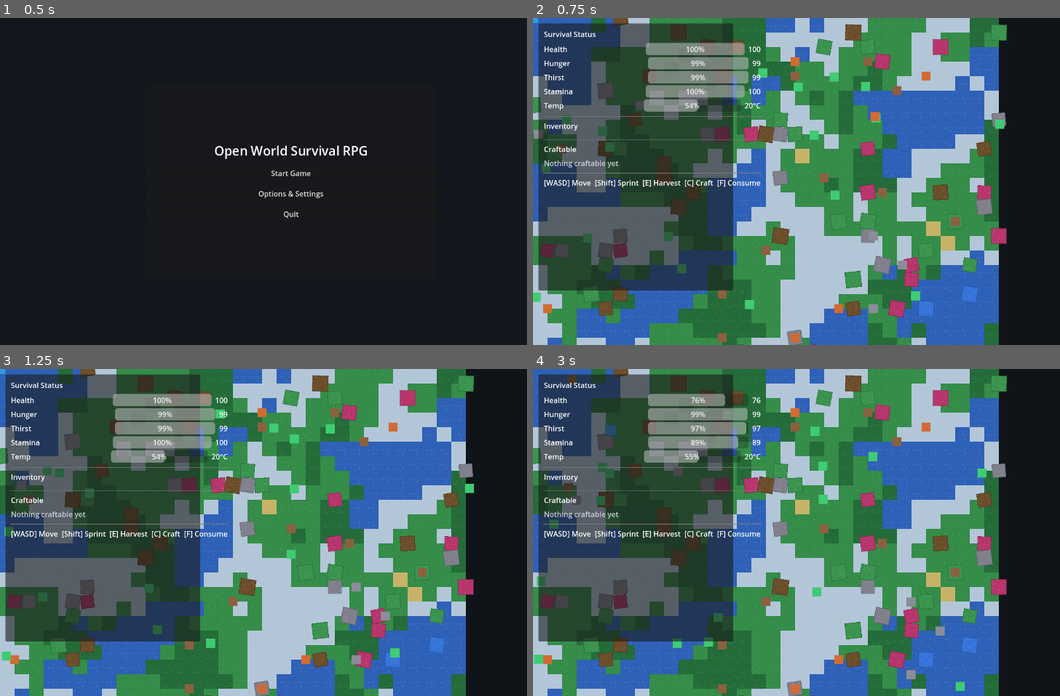
Above: before the commit, frames 1-4 (two rows, left to right).
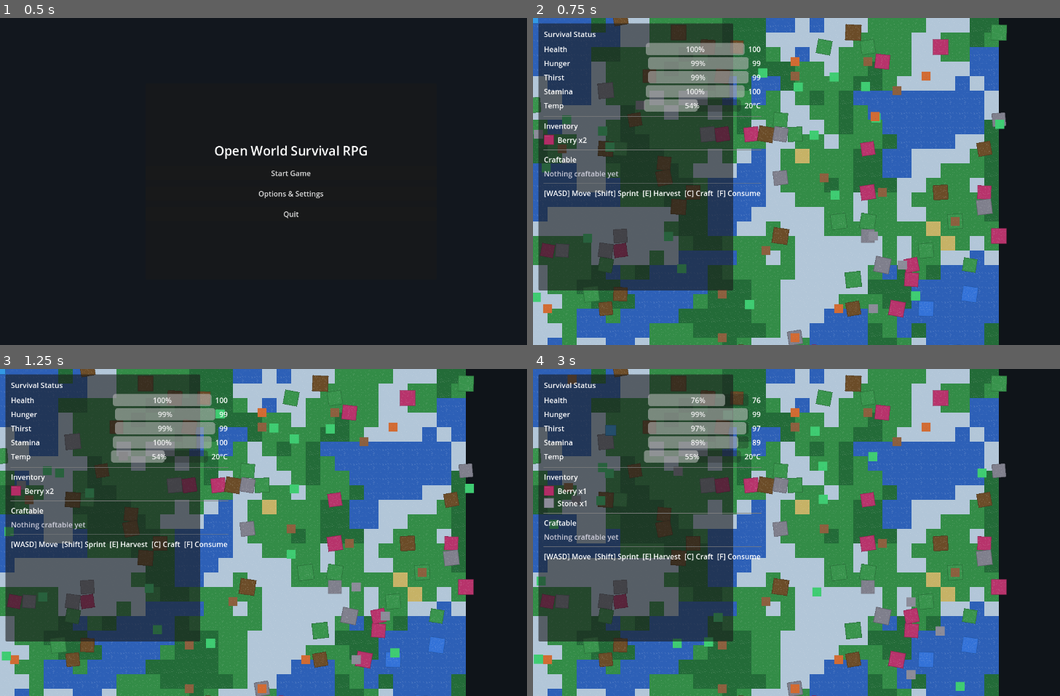
Above: after the commit, the same moments.

Repository: ProgrammingWithYagle/Open_World_Survival_RPG_CODEX
Game: Godot game, scene res://scenes/MainMenu.tscn
Same seed, same stepped clock (60 frames per second), same inputs: the game is played once before the commit and once after it.
Inputs:
- Up to frame 1 (0.5 s): no input
- Up to frame 2 (0.75 s): click "Start Game" at 0.5 s
- Up to frame 3 (1.25 s): no input
- Up to frame 4 (3 s): hold D (move_right) 1.28-2.03 s; tap F (consume) at 1.35 s; hold S (move_down) 2.03-2.78 s; tap C (craft) at 2.1 s; hold D (move_right) from 2.78 s (still down); tap E (interact) at 2.85 s

Frame 1 is identical in both runs. In frame 2, 1.5% of the frame differs, in the area x 1-44%, y 35-56%; in frame 3, 1.5%; in frame 4, 1.6%, in the area x 1-44%, y 35-59%.
Error before the commit: Invalid access to property or key 'theme_override_constants' on a base object of type 'HBoxContainer'. (res://scripts/hud.gd:117)

Commit message:
Fix GDScript warnings and HUD list row

Diff:
--- a/godot/scripts/game.gd
+++ b/godot/scripts/game.gd
@@ -69,10 +69,10 @@
 		var biome := _pick_weighted_biome(biome_weights, rng)
 		var resource_id := _pick_resource_for_biome(biome, rng)
 		var cell := world_generator.get_random_cell_in_biome(biome)
-		var position := world_generator.get_world_position_for_cell(cell)
-		if player != null and position.distance_to(player.global_position) < 64.0:
-			continue
-		_spawn_resource_node(resource_id, position)
+		var spawn_position := world_generator.get_world_position_for_cell(cell)
+		if player != null and spawn_position.distance_to(player.global_position) < 64.0:
+			continue
+		_spawn_resource_node(resource_id, spawn_position)
 	for i in range(resource_count):
 		var water_cell := world_generator.get_random_cell_in_biome("water")
 		if water_cell != Vector2i.ZERO:
@@ -102,22 +102,22 @@
 		return
 	for i in range(mob_count):
 		var mob_id: String = String(mob_ids[randi() % mob_ids.size()])
-		var position := _random_mob_spawn_position()
-		_spawn_mob(mob_id, position)
+		var spawn_position := _random_mob_spawn_position()
+		_spawn_mob(mob_id, spawn_position)
 
 func _generate_world() -> void:
 	if world_generator == null:
 		return
-	var seed := world_seed if world_seed != 0 else randi()
-	world_generator.generate(seed)
-
-func _spawn_resource_node(resource_id: String, position: Vector2) -> void:
+	var generated_seed := world_seed if world_seed != 0 else randi()
+	world_generator.generate(generated_seed)
+
+func _spawn_resource_node(resource_id: String, spawn_position: Vector2) -> void:
 	var node := RESOURCE_NODE_SCENE.instantiate()
 	node.resource_id = resource_id
-	node.global_position = position
+	node.global_position = spawn_position
 	world.add_child(node)
 
-func _spawn_mob(mob_id: String, position: Vector2) -> void:
+func _spawn_mob(mob_id: String, spawn_position: Vector2) -> void:
 	if mob_db == null:
 		return
 	var mob := MOB_SCENE.instantiate()
@@ -126,7 +126,7 @@
 		data["id"] = mob_id
 		mob.apply_definition(data)
 		mob.set_target(player, needs)
-	mob.global_position = position
+	mob.global_position = spawn_position
 	world.add_child(mob)
 
 func _build_biome_weights() -> Dictionary:
@@ -157,10 +157,10 @@
 		if mob_id == "":
 			continue
 		var cell := world_generator.get_random_cell_in_biome(biome)
-		var position := world_generator.get_world_position_for_cell(cell)
-		if player != null and position.distance_to(player.global_position) < 120.0:
-			continue
-		_spawn_mob(mob_id, position)
+		var spawn_position := world_generator.get_world_position_for_cell(cell)
+		if player != null and spawn_position.distance_to(player.global_position) < 120.0:
+			continue
+		_spawn_mob(mob_id, spawn_position)
 
 func _pick_mob_for_biome(biome: String, rng: RandomNumberGenerator) -> String:
 	if mob_db == null:
--- a/godot/scripts/hud.gd
+++ b/godot/scripts/hud.gd
@@ -114,7 +114,7 @@
 
 func _make_list_row(item_id: String, count: int) -> HBoxContainer:
 	var row := HBoxContainer.new()
-	row.theme_override_constants.separation = 8
+	row.add_theme_constant_override("separation", 8)
 
 	var icon := TextureRect.new()
 	icon.texture = _get_icon(item_id)
@@ -124,8 +124,8 @@
 	row.add_child(icon)
 
 	var label := Label.new()
-	var name := item_db.get_display_name(item_id) if item_db != null else item_id
-	label.text = "%s x%d" % [name, count]
+	var item_name := item_db.get_display_name(item_id) if item_db != null else item_id
+	label.text = "%s x%d" % [item_name, count]
 	row.add_child(label)
 
 	return row
@@ -162,7 +162,7 @@
 	for y in range(ICON_SIZE):
 		image.set_pixel(0, y, shadow)
 		image.set_pixel(ICON_SIZE - 1, y, shadow)
-	for i in range(ICON_SIZE / 2):
+	for i in range(int(ICON_SIZE * 0.5)):
 		var px := 2 + i
 		var py := 2
 		if px < ICON_SIZE - 2:
--- a/godot/scripts/mob.gd
+++ b/godot/scripts/mob.gd
@@ -160,7 +160,7 @@
         var offset := Vector2(cos(angle), sin(angle)) * patrol_radius
         patrol_points.append(global_position + offset)
 
-func _behavior_from_string(value: String) -> int:
+func _behavior_from_string(value: String) -> Behavior:
     match value:
         "aggressive":
             return Behavior.AGGRESSIVE
--- a/godot/scripts/resource_node.gd
+++ b/godot/scripts/resource_node.gd
@@ -61,7 +61,7 @@
         image.set_pixel(px, py, color)
 
 func _add_ripple(image: Image, color: Color) -> void:
-    var center := sprite_size / 2
+    var center := int(sprite_size * 0.5)
     for x in range(4, sprite_size - 4, 6):
         image.set_pixel(x, center - 3, color)
         image.set_pixel(x + 2, center + 2, color)
--- a/godot/scripts/world_generator.gd
+++ b/godot/scripts/world_generator.gd
@@ -27,15 +27,15 @@
 	if auto_generate:
 		generate()
 
-func generate(seed: int = -1) -> void:
-	if seed == -1:
-		seed = randi()
-	last_seed = seed
-	rng.seed = seed
-	noise.seed = seed
+func generate(world_seed: int = -1) -> void:
+	if world_seed == -1:
+		world_seed = randi()
+	last_seed = world_seed
+	rng.seed = world_seed
+	noise.seed = world_seed
 	noise.noise_type = FastNoiseLite.TYPE_SIMPLEX
 	noise.frequency = noise_scale
-	moisture_noise.seed = seed + 1337
+	moisture_noise.seed = world_seed + 1337
 	moisture_noise.noise_type = FastNoiseLite.TYPE_SIMPLEX
 	moisture_noise.frequency = moisture_scale
 
@@ -123,9 +123,10 @@
 		var py := rng.randi_range(1, tile_size - 2)
 		image.set_pixel(px, py, detail_color)
 	if biome == "water":
+		var wave_center := int(tile_size * 0.5)
 		for x in range(2, tile_size - 2, 6):
-			image.set_pixel(x, tile_size / 2, detail_color)
-			image.set_pixel(x + 2, tile_size / 2 + 2, detail_color)
+			image.set_pixel(x, wave_center, detail_color)
+			image.set_pixel(x + 2, wave_center + 2, detail_color)
 	if biome == "desert":
 		for x in range(0, tile_size, 4):
 			image.set_pixel(x, 2, detail_color)
